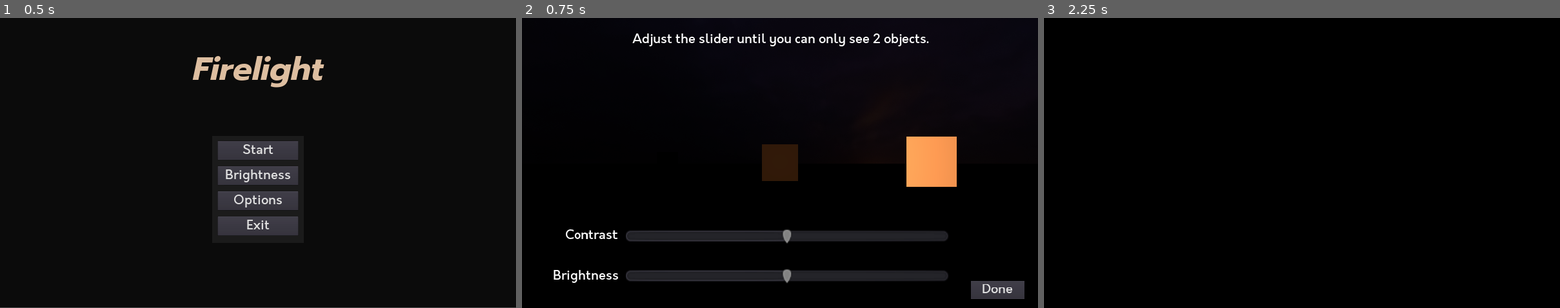
Above: before the commit, frames 1-3 (left to right).
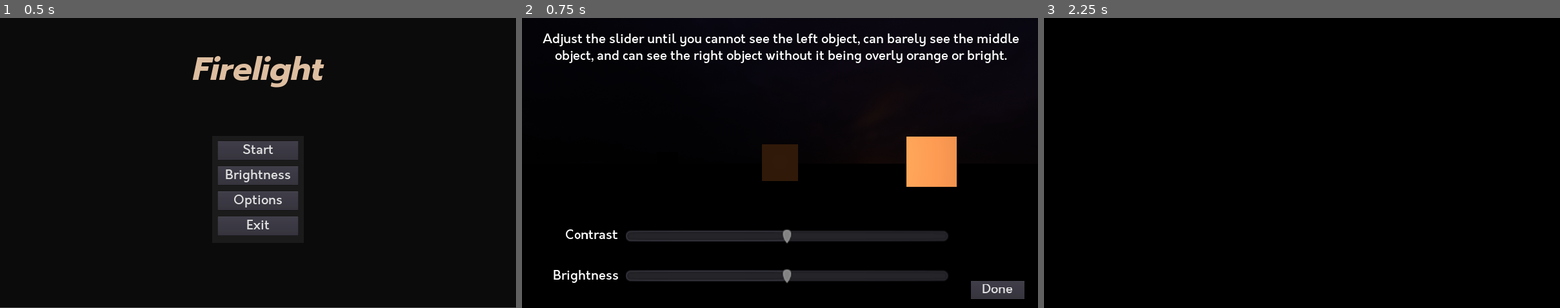
Above: after the commit, the same moments.

Repository: aozero/INTD450-Game
Game: Godot game, scene res://Scenes/Menus/MainMenu.tscn
Two runs of this game, one before a commit and one after it. Both use one fixed random seed, a clock stepped at 60 frames per second and the inputs below. The engine's default icon, where the game draws it, is replaced by a stand-in: a white triangle on a blue panel in a dark square. Sound files missing from this copy of the repository are replaced by a short silence.
Inputs:
- Up to frame 1 (0.5 s): no input
- Up to frame 2 (0.75 s): click "Brightness" at 0.5 s
- Up to frame 3 (2.25 s): click "Done" at 1.25 s; click "Start" at 2 s

Frame 1 is identical in both runs. In frame 2, 2.7% of the frame differs, in the area x 4-97%, y 5-77%; in frame 3, nothing differs.

Commit message:
Change GammaChanger wording

Diff:
--- a/Scenes/Menus/GammaChanger.tscn
+++ b/Scenes/Menus/GammaChanger.tscn
@@ -7,7 +7,6 @@
 [ext_resource path="res://Sprites/Godot_icon.png" type="Texture" id=5]
 [ext_resource path="res://Fonts/Prompt.ttf" type="DynamicFontData" id=6]
 
-
 [sub_resource type="DynamicFont" id=1]
 
 size = 48
@@ -32,7 +31,7 @@
 font_data = ExtResource( 6 )
 _sections_unfolded = [ "Settings" ]
 
-[node name="GammaChanger" type="Spatial"]
+[node name="GammaChanger" type="Spatial" index="0"]
 
 script = ExtResource( 1 )
 
@@ -152,8 +151,10 @@
 anchor_top = 0.0
 anchor_right = 1.0
 anchor_bottom = 0.0
+margin_left = 20.0
 margin_top = 50.0
-margin_bottom = 14.0
+margin_right = -20.0
+margin_bottom = 107.0
 rect_pivot_offset = Vector2( 0, 0 )
 rect_clip_content = false
 mouse_filter = 2
@@ -161,9 +162,10 @@
 size_flags_horizontal = 1
 size_flags_vertical = 4
 custom_fonts/font = SubResource( 1 )
-text = "Adjust the slider until you can only see 2 objects."
+text = "Adjust the slider until you cannot see the left object, can barely see the middle object, and can see the right object without it being overly orange or bright."
 align = 1
 valign = 1
+autowrap = true
 percent_visible = 1.0
 lines_skipped = 0
 max_lines_visible = -1
Not shown: 5 places in Scenes/Menus/GammaChanger.tscn that only renumber resources
